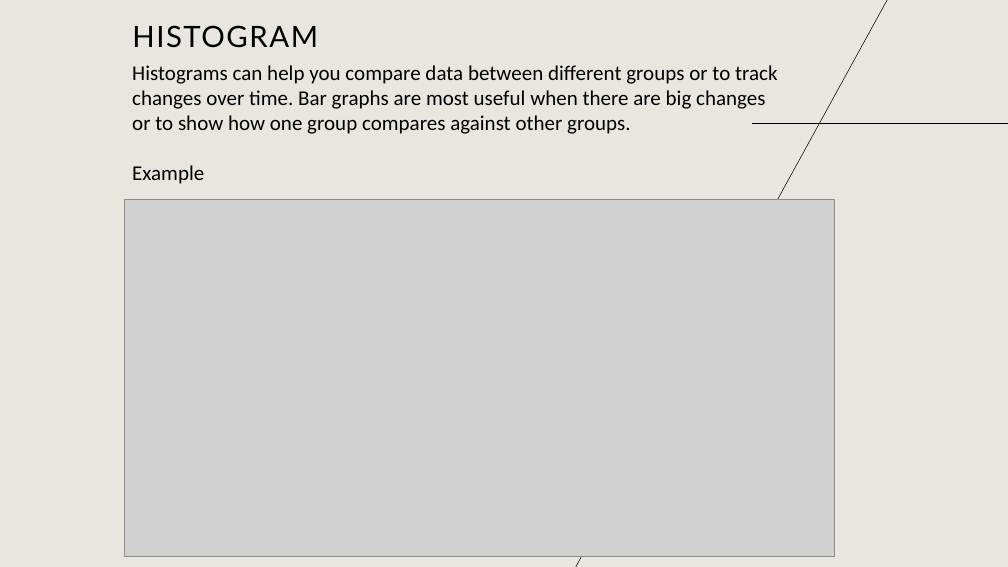
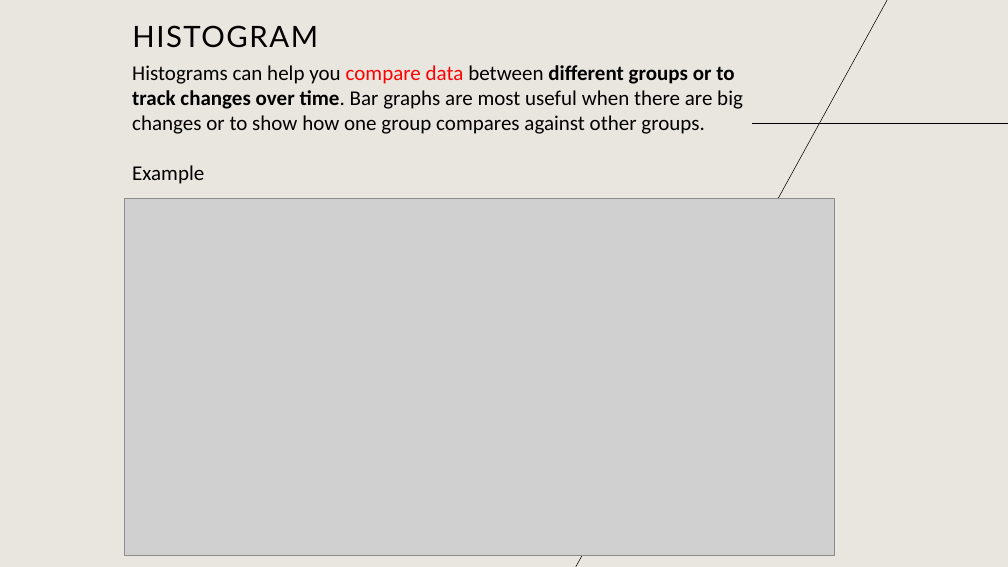
Before and after one commit to mungutiwilliam/Indian-Startups-dataset-analysis, a slide deck: slide 8 of Data Visualization.pptx. Drawn at 1008x567 pixels with LibreOffice and Linux fonts; fonts in the diff are those of the drawing; grey boxes stand for pictures. Boxes give left, top, right and bottom in pixels: in the first picture for what was removed or moved away, otherwise in the second. Text is boxed around its words. In the diff, an @@ line names an element or a change of style, - is before the commit and + after.

```diff
--- a/Data Visualization.pptx
+++ b/Data Visualization.pptx
@@ text at (132,65,743,134): text colour #000000 to #FF0000 in "compare data"; bold on in "different groups or to track changes over ..." @@
```
Also in this commit, not shown: 14 other slides changed, 1 slide added, 2 other files.
